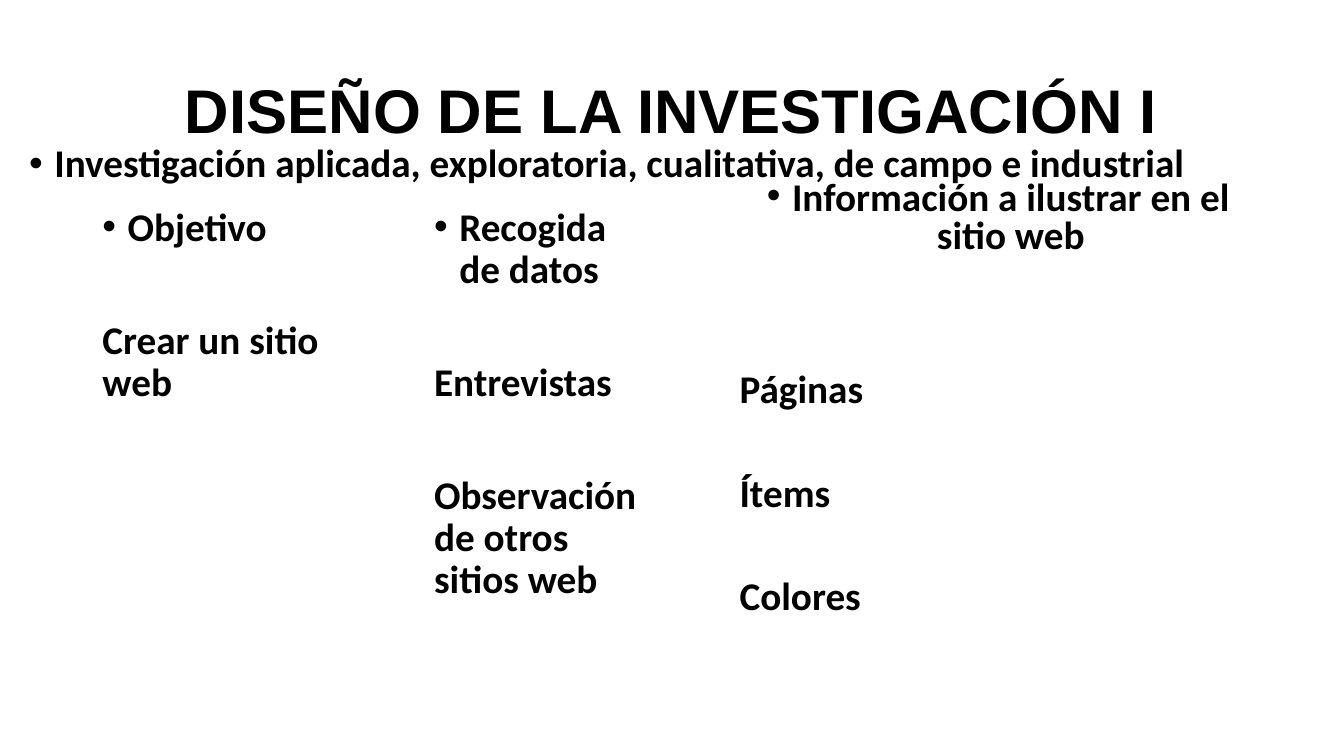
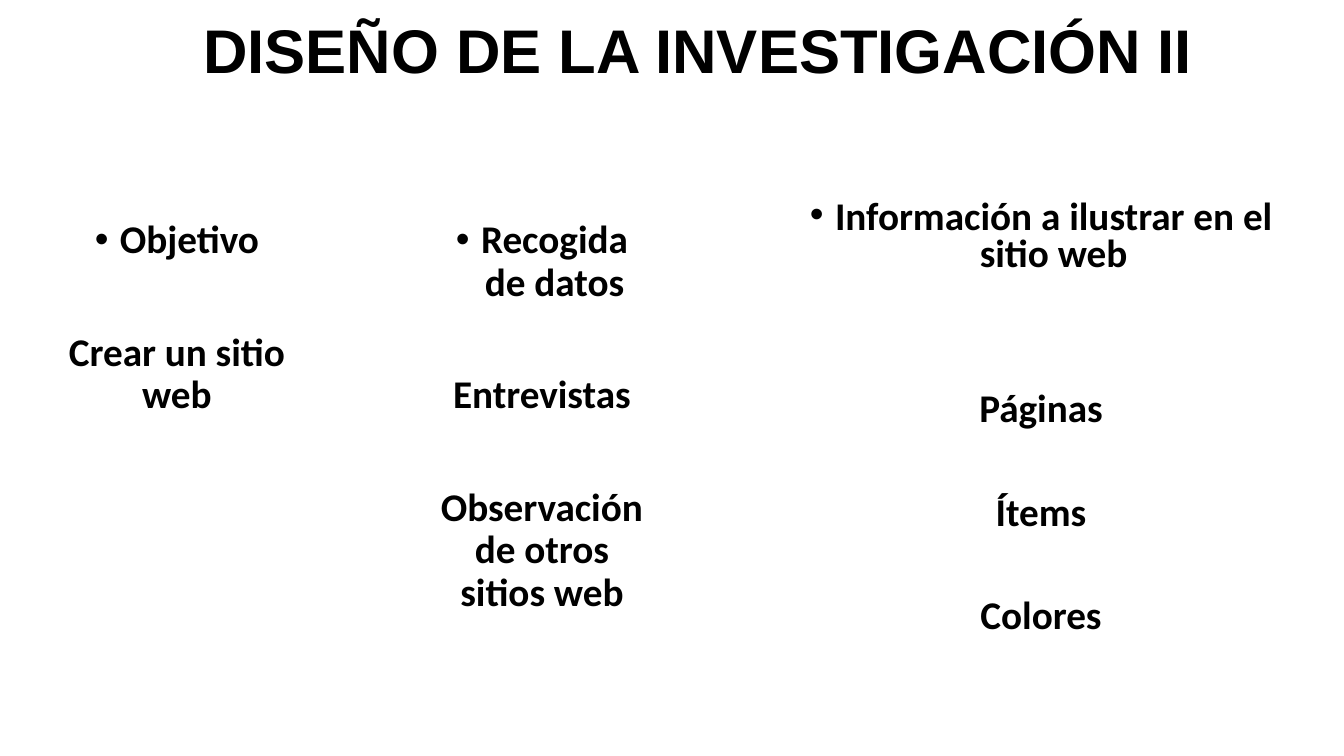
Before and after one commit to Aj4Mc/Pasantia, a slide deck: slide 7 of Presentacion servicio comunitario.pptm (slide 8 before the commit). Drawn at 1344x756 pixels with LibreOffice and Linux fonts; fonts in the diff are those of the drawing. Boxes give left, top, right and bottom in pixels: in the first picture for what was removed or moved away, otherwise in the second. Text is boxed around its words. In the diff, an @@ line names an element or a change of style, - is before the commit and + after.

```diff
--- a/Presentacion servicio comunitario.pptm
+++ b/Presentacion servicio comunitario.pptm
@@ title at box(203, 23, 1192, 74): text changed @@
-DISEÑO DE LA INVESTIGACIÓN I
+DISEÑO DE LA INVESTIGACIÓN II
@@ text removed at box(54, 149, 1184, 187) @@
-• Investigación aplicada, exploratoria, cualitativa, de campo e industrial
@@ text "Información a ilustrar en el ...": place and size @@
-text "Información a ilustrar en el ..." at box(740, 178, 1229, 611)
+text "Información a ilustrar en el ..." at box(835, 202, 1272, 630)
@@ text "Objetivo" at box(69, 225, 285, 409): alignment left to centre @@
@@ text "Objetivo": place and size @@
-text "Objetivo" at box(102, 213, 318, 397)
+text "Objetivo" at box(69, 225, 285, 409)
@@ text "Recogida de datos": place and size @@
-text "Recogida de datos" at box(434, 213, 636, 594)
+text "Recogida de datos" at box(441, 225, 643, 607)
@@ text "Recogida de datos" at box(441, 225, 643, 607): alignment left to centre @@
@@ text at box(979, 394, 1103, 630): alignment left to centre @@
```
Also in this commit, not shown: 3 other slides changed, 8 slides added, 4 slides removed.
